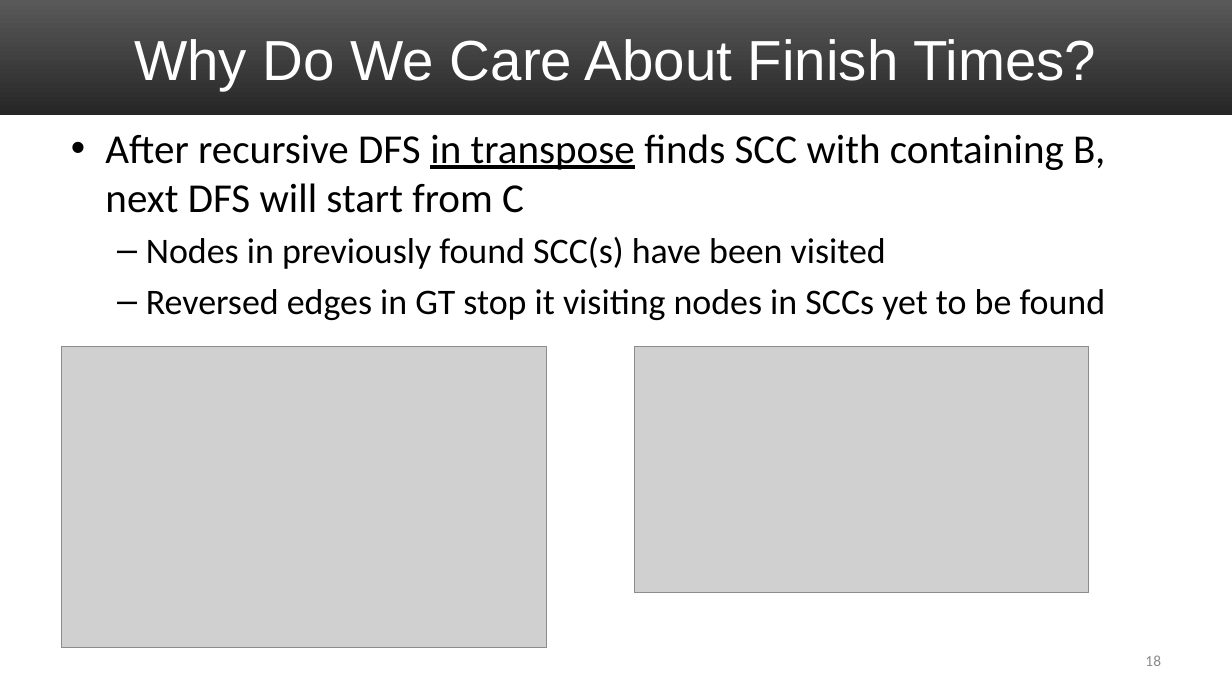
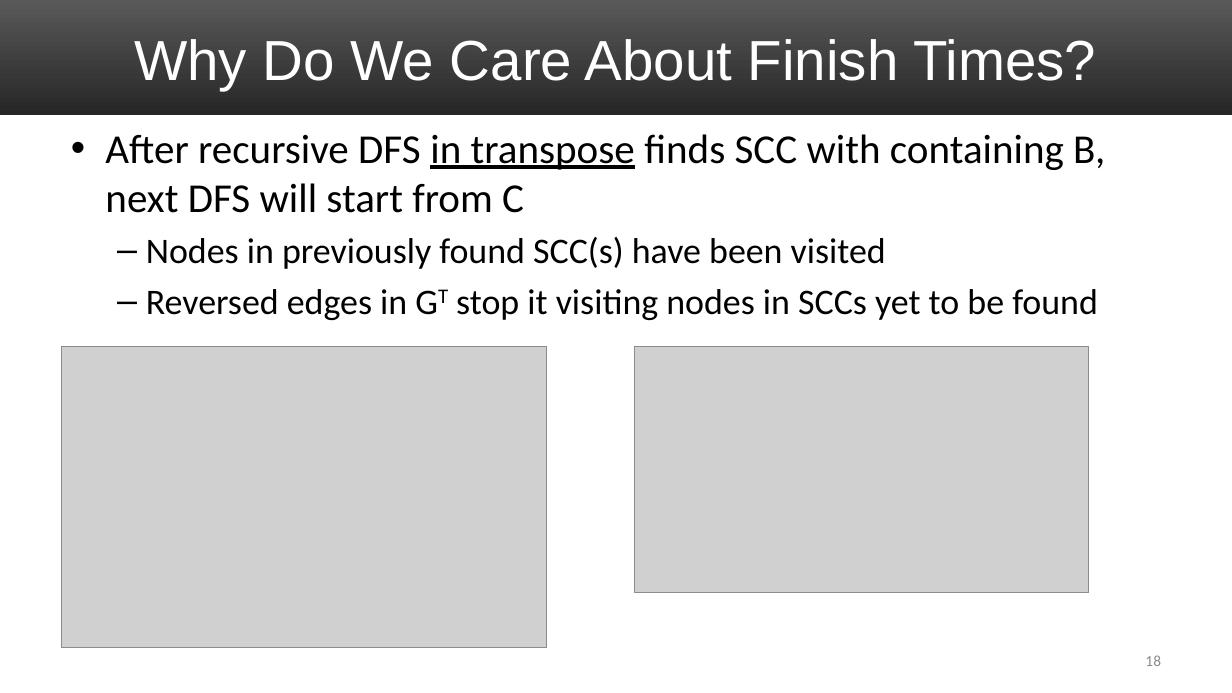
Before and after one commit to uva-cs/cs4102-f21, a slide deck: slide 18 of slides/graphs-topoSort-connComponents.pptx. Drawn at 1232x693 pixels with LibreOffice and Linux fonts; fonts in the diff are those of the drawing; grey boxes stand for pictures. Boxes give left, top, right and bottom in pixels: in the first picture for what was removed or moved away, otherwise in the second. Text is boxed around its words. In the diff, an @@ line names an element or a change of style, - is before the commit and + after.

Commit message:
fixed minor typo in slides

```diff
--- a/slides/graphs-topoSort-connComponents.pptx
+++ b/slides/graphs-topoSort-connComponents.pptx
@@ text at [146,289,1098,320]: now superscript in "GT" @@
```
Also in this commit, not shown: 1 other file.
